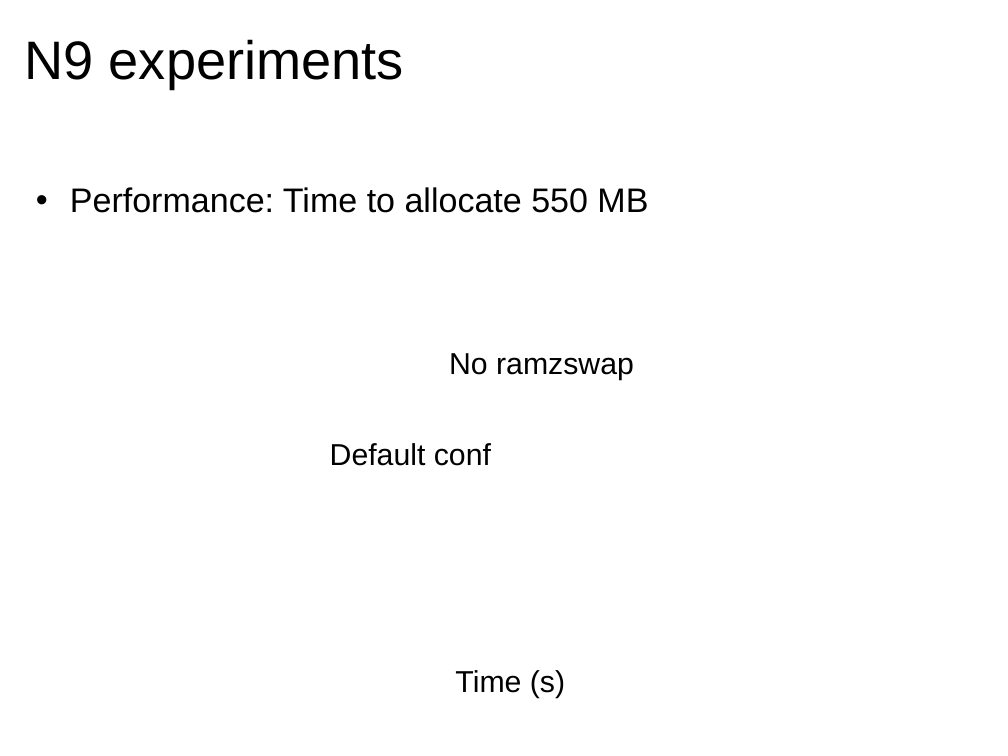
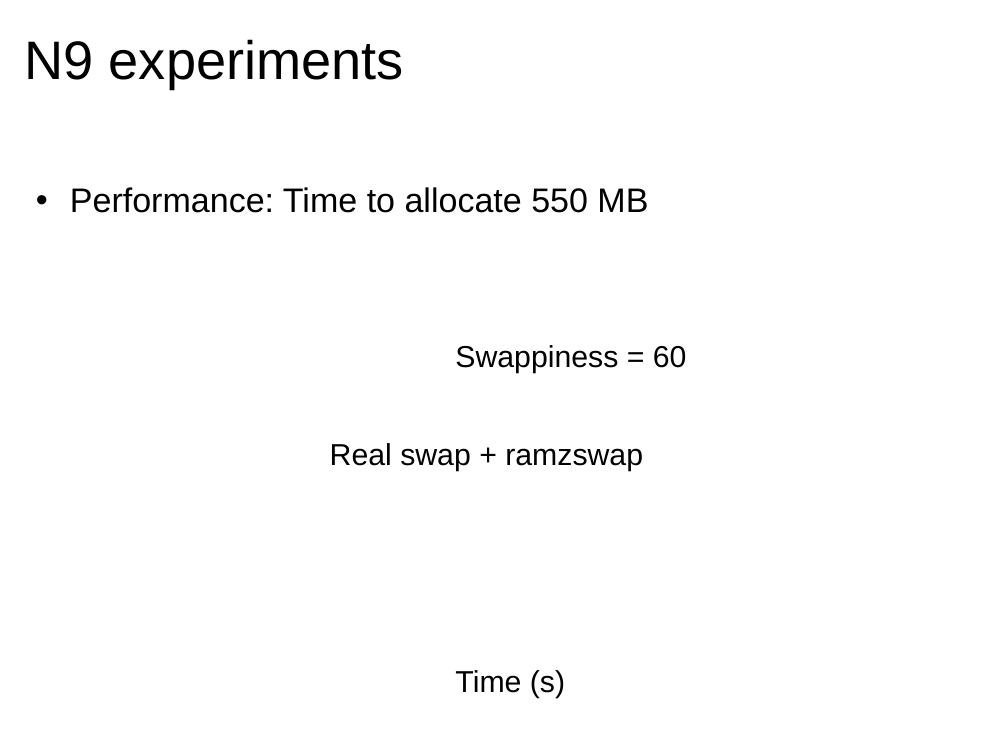
Before and after one commit to briglia/LinuxCon2011, a slide deck: slide 14 of linuxcon2011.odp. Drawn at 1008x756 pixels with LibreOffice and Linux fonts; fonts in the diff are those of the drawing. Boxes give left, top, right and bottom in pixels: in the first picture for what was removed or moved away, otherwise in the second. Text is boxed around its words. In the diff, an @@ line names an element or a change of style, - is before the commit and + after.

Commit message:
Draft of final version.

```diff
--- a/linuxcon2011.odp
+++ b/linuxcon2011.odp
@@ text removed at (x1=449, y1=353, x2=634, y2=381) @@
-No ramzswap
@@ text added at (x1=455, y1=345, x2=687, y2=373), 24 pt, text #000000 @@
+Swappiness = 60
@@ text removed at (x1=330, y1=443, x2=491, y2=466) @@
-Default conf
@@ text added at (x1=330, y1=443, x2=643, y2=471), 24 pt, text #000000 @@
+Real swap + ramzswap
```
Also in this commit, not shown: 2 other slides changed, 5 slides added, 1 slide removed.
